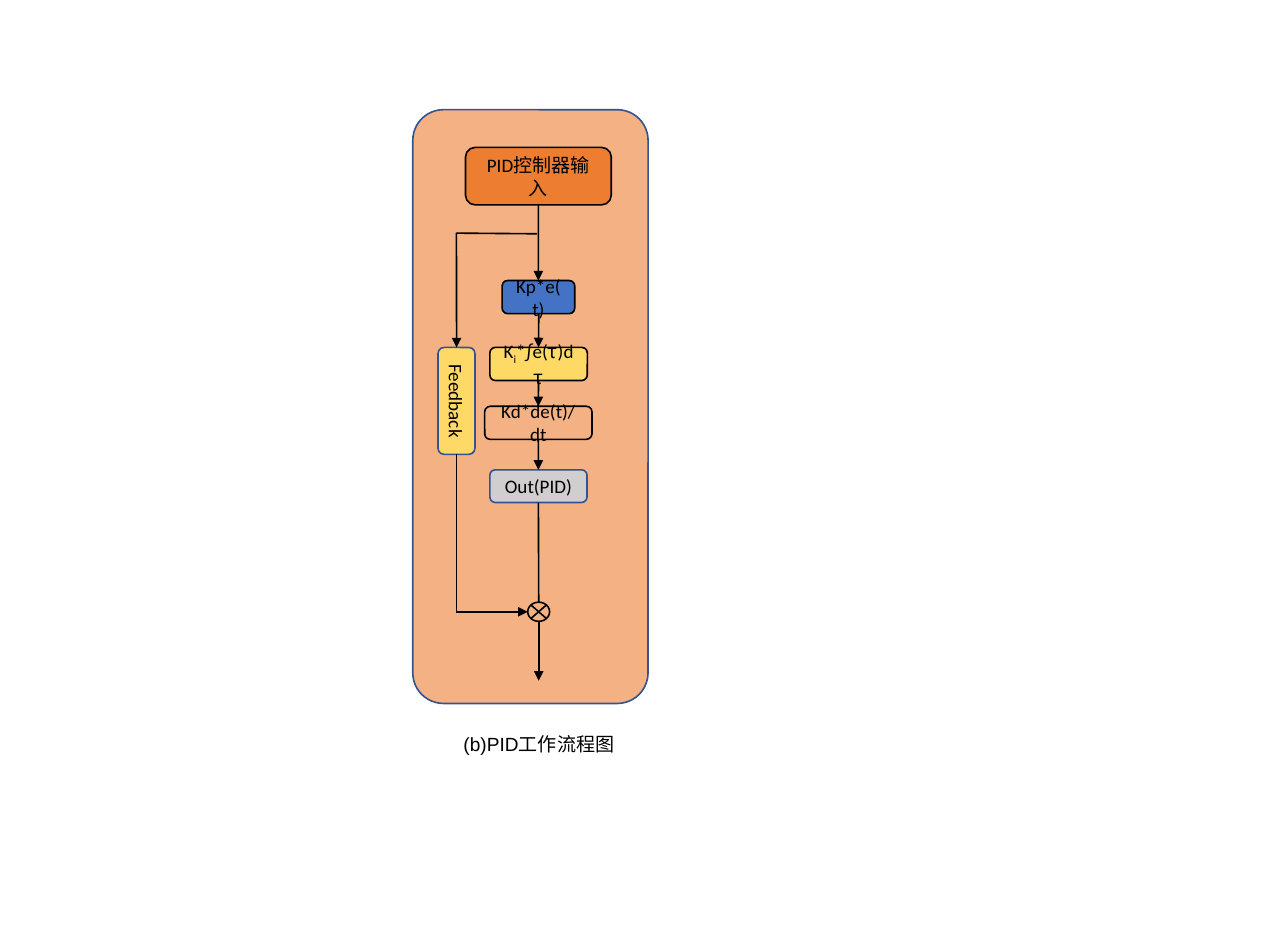
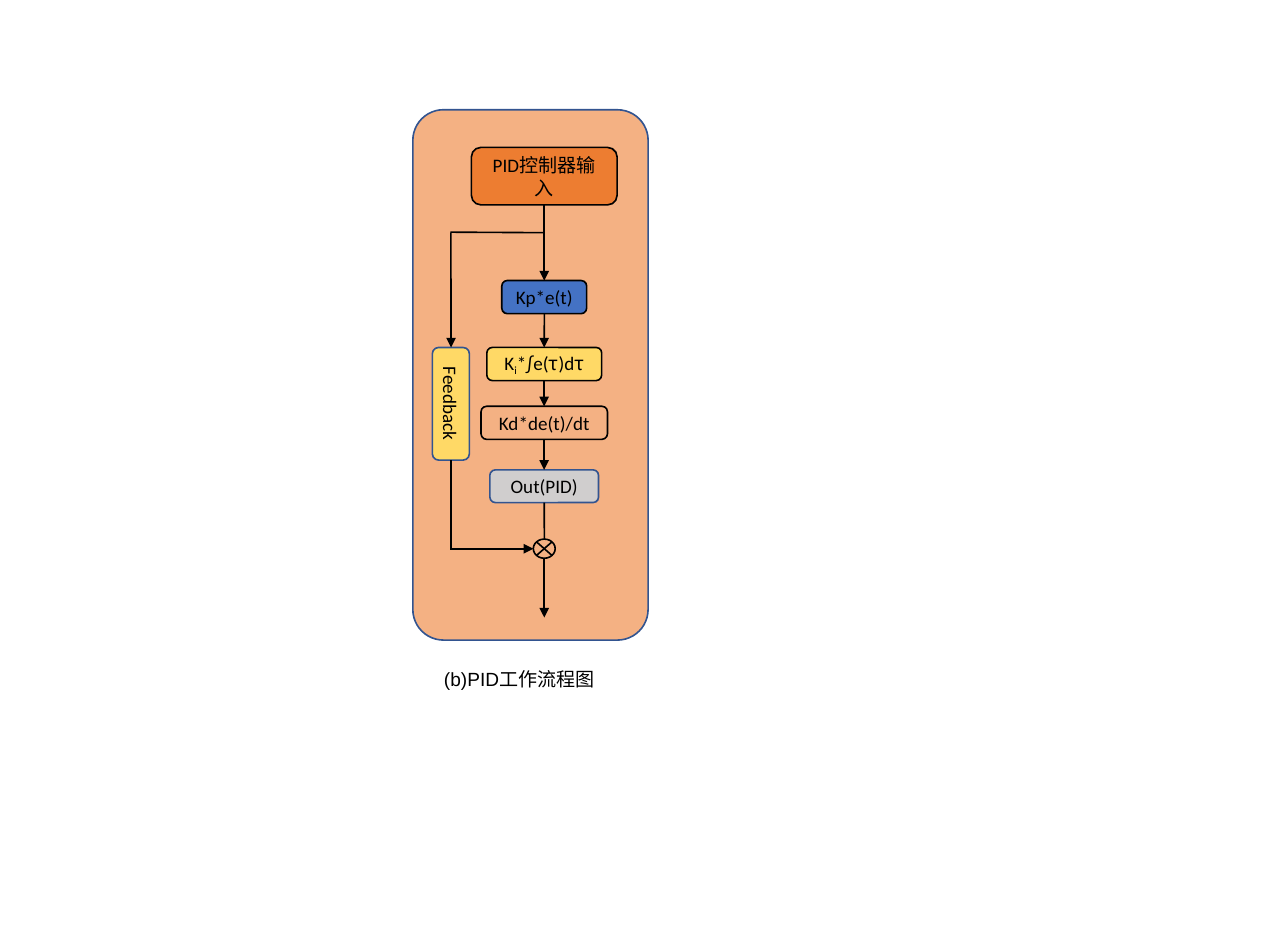
Before and after one commit to Montage-debug/Obesidian, a slide deck: slide 6 of 01-项目实践/机械革命项目/SC-RRT小论文编写/流程图/流程图绘制模板.pptx. Drawn at 1288x946 pixels with LibreOffice and Linux fonts; fonts in the diff are those of the drawing. Boxes give left, top, right and bottom in pixels: in the first picture for what was removed or moved away, otherwise in the second. Text is boxed around its words. In the diff, an @@ line names an element or a change of style, - is before the commit and + after.

Commit message:
docs(flowchart): 更新流程图绘制模板
更新了SC-RRT小论文写作中的流程图绘制模板PPT文件，
用于机械革命项目的实践文档改进。

```diff
--- a/01-项目实践/机械革命项目/SC-RRT小论文编写/流程图/流程图绘制模板.pptx
+++ b/01-项目实践/机械革命项目/SC-RRT小论文编写/流程图/流程图绘制模板.pptx
@@ rounded rectangle resized from (x1=412, y1=111, x2=648, y2=704) to (x1=412, y1=111, x2=648, y2=641) @@
@@ line moved from (537, 233) - (456, 233) to (544, 232) - (450, 232) @@
@@ arrow moved from (456, 232) - (456, 347) to (452, 232) - (452, 347) @@
@@ rounded rectangle "Kp*e(t)" resized from (x1=502, y1=282, x2=575, y2=314) to (x1=502, y1=280, x2=587, y2=313) @@
@@ 4 arrows, 1 rounded rectangle moved together from (x1=466, y1=147, x2=612, y2=470) to (x1=472, y1=147, x2=618, y2=470) @@
@@ rounded rectangle "Feedback" resized from (x1=438, y1=348, x2=476, y2=455) to (x1=432, y1=348, x2=469, y2=461) @@
@@ rounded rectangle "Ki*∫e(τ)dτ" resized from (x1=490, y1=348, x2=587, y2=381) to (x1=487, y1=348, x2=602, y2=381) @@
@@ rounded rectangle "Kd*de(t)/dt" resized from (x1=484, y1=407, x2=592, y2=440) to (x1=481, y1=407, x2=608, y2=440) @@
@@ elbow arrow moved from (456, 455) - (528, 612) to (452, 461) - (534, 549) @@
@@ rounded rectangle "Out(PID)" resized from (x1=490, y1=470, x2=587, y2=503) to (x1=490, y1=470, x2=599, y2=503) @@
@@ line moved from (538, 503) - (538, 603) to (544, 503) - (544, 540) @@
@@ flow chart summing junction moved from (x1=528, y1=603, x2=550, y2=622) to (x1=534, y1=540, x2=556, y2=558) @@
@@ arrow moved from (538, 622) - (538, 682) to (544, 558) - (544, 618) @@
@@ text "(b)PID工作流程图" moved from (x1=463, y1=737, x2=614, y2=755) to (x1=444, y1=671, x2=595, y2=690) @@
```
Also in this commit, not shown: 1 other slide changed, 1 slide added.
